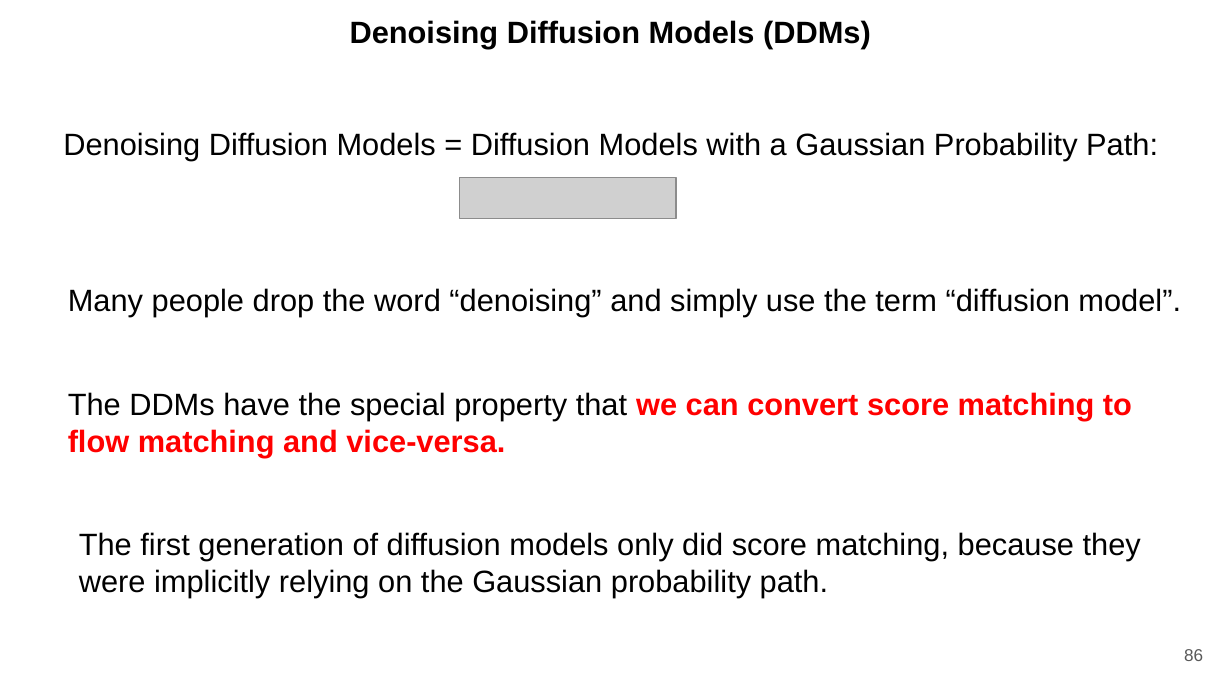
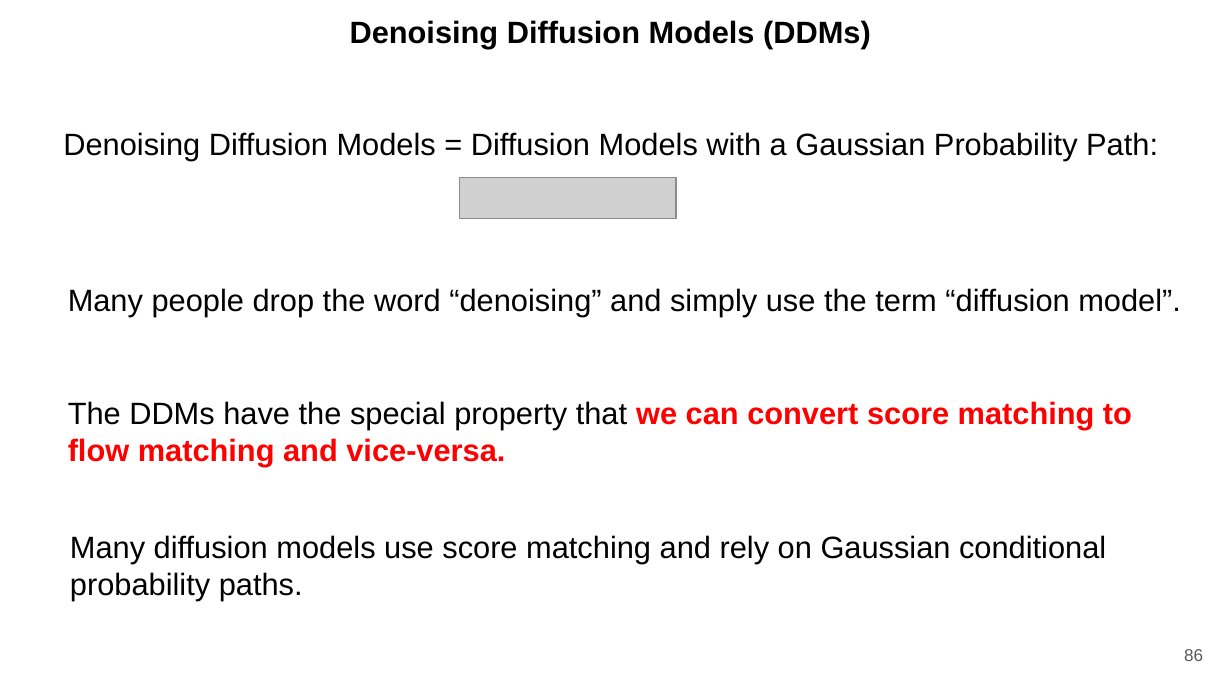
Before and after one commit to ducspe/DCPresentations, a slide deck: slide 86 of UnderstandingDiffusion/UnderstandingDiffusion.pptx. Drawn at 1232x693 pixels with LibreOffice and Linux fonts; fonts in the diff are those of the drawing; grey boxes stand for pictures. Boxes give left, top, right and bottom in pixels: in the first picture for what was removed or moved away, otherwise in the second. Text is boxed around its words. In the diff, an @@ line names an element or a change of style, - is before the commit and + after.

Commit message:
Refine Diffusion and Tokenization slides and update video tutorials
- Correct and clarify the Diffusion and Tokenization presentations in PDF and PowerPoint formats.
- Update the corresponding video tutorials and English SRT subtitles to reflect the revised slides.
- Remove the three VTT caption files, with browser caption regeneration and GitHub Pages updates deferred to a follow-up.

```diff
--- a/UnderstandingDiffusion/UnderstandingDiffusion.pptx
+++ b/UnderstandingDiffusion/UnderstandingDiffusion.pptx
@@ text "The DDMs have the special ...": place and size @@
-text "The DDMs have the special ..." at bbox=[68, 392, 1132, 458]
+text "The DDMs have the special ..." at bbox=[68, 401, 1132, 466]
@@ text at bbox=[70, 535, 1106, 601]: text changed @@
-The first generation of diffusion models only did score matching, because they were implicitly relying on the Gaussian probability path.
+Many diffusion models use score matching and rely on Gaussian conditional probability paths.
```
Also in this commit, not shown: 6 other slides changed, 10 other files.
